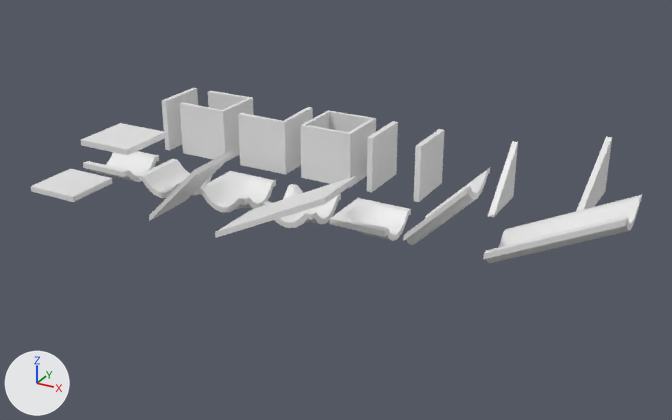
An edit to the Blender file sources/gridmap_col.blend, drawn before and after from the same camera.
One viewpoint serves both versions: a 50 mm lens placed at (28.9, -40.0, 17.3), pointed at (7.6, -1.3, -2.1). The lights are fixed; the arrows at lower left show +X, +Y and +Z.

Script lines for the objects in view, before the commit:
```python
me_plane_017 = bpy.data.meshes.new('Plane.017')
me_plane_017.from_pydata(...)  # 81 vertices, 64 faces; spans x -1.5..1.5, y -1.5..1.5, z -2.25..-1.5
me_plane_017.polygons.foreach_set('use_smooth', [True] * 64)
me_plane_032 = bpy.data.meshes.new('Plane.032')
me_plane_032.from_pydata([(1.5, -1.5, 1.5), (1.5, -1.5, -1.5), (1.5, 1.5, 1.5), (1.5, 1.5, -1.5), (-1.5, -1.5, 1.5), (-1.5, -1.5, -1.5)], [], [(0, 1, 3, 2), (1, 0, 4, 5)])
me_plane_037 = bpy.data.meshes.new('Plane.037')
me_plane_037.from_pydata([(-1.5, -1.5, -1.5), (1.5, -1.5, -1.5), (-1.5, 1.5, -1.5), (1.5, 1.5, -1.5)], [], [(0, 1, 3, 2)])
ob_flat_col = bpy.data.objects.new('Flat-col', me_plane_037)
ob_flat_col.location = (-6.0, -6.0, 0.0)
_m = ob_flat_col.modifiers.new('Solidify', 'SOLIDIFY')
_m.thickness = 0.3
_m.nonmanifold_thickness_mode = 'FIXED'
_m.nonmanifold_merge_threshold = 0.0003
_m = ob_flat_col.modifiers.new('EdgeSplit', 'EDGE_SPLIT')
ob_tubeend_col = bpy.data.objects.new('TubeEnd-col', me_plane_017)
ob_tubeend_col.location = (10.0, -2.0, 0.0)
_m = ob_tubeend_col.modifiers.new('Solidify', 'SOLIDIFY')
_m.thickness = 0.3
_m.nonmanifold_thickness_mode = 'FIXED'
_m.nonmanifold_merge_threshold = 0.0003
_m = ob_tubeend_col.modifiers.new('EdgeSplit', 'EDGE_SPLIT')
ob_wallcorner_col = bpy.data.objects.new('WallCorner-col', me_plane_032)
ob_wallcorner_col.location = (2.0, 2.0, 0.0)
_m = ob_wallcorner_col.modifiers.new('Solidify', 'SOLIDIFY')
_m.thickness = 0.3
_m.nonmanifold_thickness_mode = 'FIXED'
_m.nonmanifold_merge_threshold = 0.0003
_m = ob_wallcorner_col.modifiers.new('EdgeSplit', 'EDGE_SPLIT')
# also in view: 'WallPeninsula-col' at (-2.0, 2.0, 0.0); 'WallBigSlope-col' at (15.4, 2.0, 0.0); 'TubeBigSlope-col' at (14.0, -2.0, -0.5); 'TubeCorner-col' at (2.0, -2.0, -2.0); 'TubeCross-col' at (6.0, -2.0, -2.0)
```
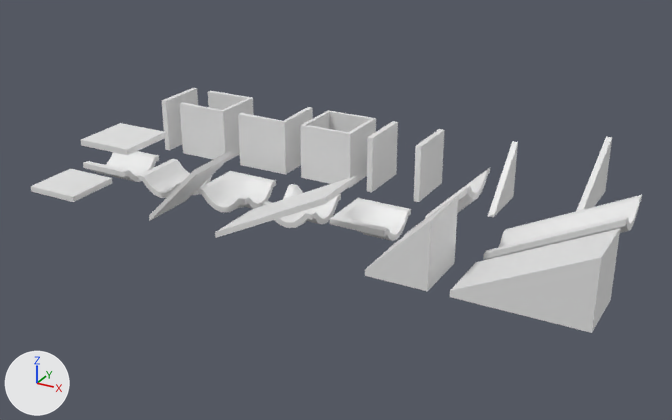
What differs and where, as boxes (x1, y1, x2, y2) in the pictures (672 x 420 px):
'FlatSmallSlopeThick-col', added
    after: (450, 228, 620, 333)
'FlatBigSlopeThick-col', added
    after: (365, 196, 458, 291)

What changed in the scene script:
```text
Add me_plane_089:
    me_plane_089.from_pydata([(-1.5, -1.5, -1.5), (1.5, -1.5, 1.5), (-1.5, 1.5, -1.5), (1.5, 1.5, 1.5), (-1.5, -1.5, -1.8), (1.5, -1.5, -1.8), (-1.5, 1.5, -1.8), (1.5, 1.5, -1.8)], [], [(0, 1, 3, 2), (6, 7, 5, 4), (0, 2, 6, 4), (1, 0, 4, 5), (3, 1, 5, 7), (2, 3, 7, 6)])
Add me_plane_090:
    me_plane_090.from_pydata([(-1.5, -1.5, -1.5), (4.5, -1.5, 1.5), (-1.5, 1.5, -1.5), (4.5, 1.5, 1.5), (-1.5, -1.5, -1.8), (4.5, -1.5, -1.8), (-1.5, 1.5, -1.8), (4.5, 1.5, -1.8)], [], [(0, 1, 3, 2), (6, 7, 5, 4), (0, 2, 6, 4), (1, 0, 4, 5), (3, 1, 5, 7), (2, 3, 7, 6)])
Add ob_flatbigslopethick_col:
    ob_flatbigslopethick_col = bpy.data.objects.new('FlatBigSlopeThick-col', me_plane_089)
    ob_flatbigslopethick_col.location = (14.0, -6.0, 0.0)
    _m = ob_flatbigslopethick_col.modifiers.new('EdgeSplit', 'EDGE_SPLIT')
Add ob_flatsmallslopethick_col:
    ob_flatsmallslopethick_col = bpy.data.objects.new('FlatSmallSlopeThick-col', me_plane_090)
    ob_flatsmallslopethick_col.location = (18.0, -6.0, 0.0)
    _m = ob_flatsmallslopethick_col.modifiers.new('EdgeSplit', 'EDGE_SPLIT')
```
